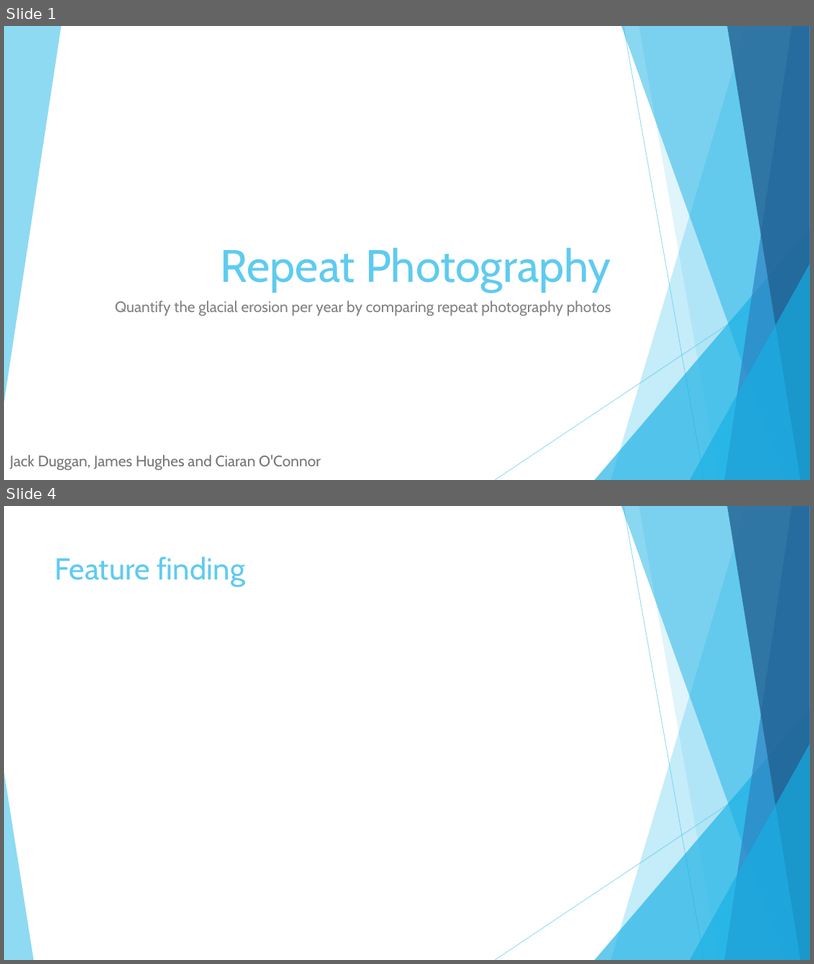
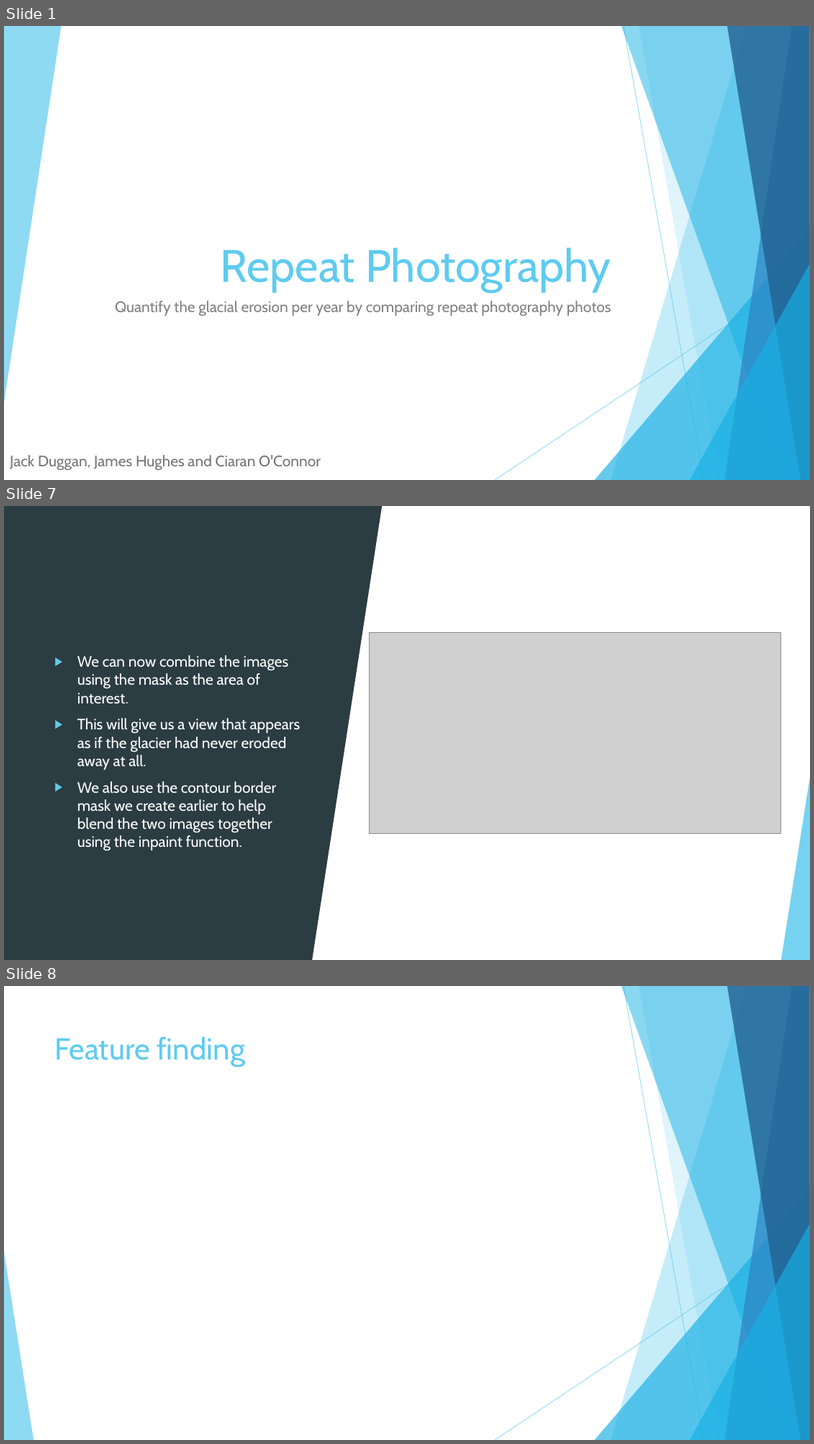
Before and after one commit to UNIpope/gla, a slide deck: Repeat Photography.pptx. Shown one above the other, each under a label of ours: slides 1 and 4 before the commit, slides 1, 7 and 8 after it; the slides between them are not shown. The pictures are 814x964 and 814x1444 pixels, drawn with LibreOffice and Linux fonts; fonts in the diff are those of the drawing; grey boxes stand for pictures. Boxes give left, top, right and bottom in pixels: in the first picture for what was removed or moved away, otherwise in the second. Text is boxed around its words. In the diff, an @@ line names an element or a change of style, - is before the commit and + after.

```diff
--- a/Repeat Photography.pptx
+++ b/Repeat Photography.pptx
@@ slide 7 added at (x1=4, y1=506, x2=810, y2=960), background #FFFFFF; not listed: 10 template elements that a slide beside it also shows @@
@@ rectangle added at (x1=4, y1=506, x2=810, y2=960), fill #FFFFFF @@
@@ rectangle added at (x1=4, y1=506, x2=313, y2=960), fill #2C3C43 @@
@@ triangle added at (x1=313, y1=506, x2=383, y2=960), fill #2C3C43 @@
@@ picture added at (x1=369, y1=633, x2=782, y2=834) @@
@@ text added at (x1=77, y1=655, x2=301, y2=851), 18 pt, text #FFFFFF @@
+▶ We can now combine the images using the mask as the area of interest.
+▶ This will give us a view that appears as if the glacier had never eroded away at all.
+▶ We also use the contour border mask we create earlier to help blend the two images together using the inpaint function.
@@ triangle added at (x1=782, y1=772, x2=810, y2=960), fill #5FCBEF at 85% opacity @@
@@ what was slide 4 is now slide 8 @@
```
Also in this commit, not shown: 4 other slides added, 1 slide removed.
